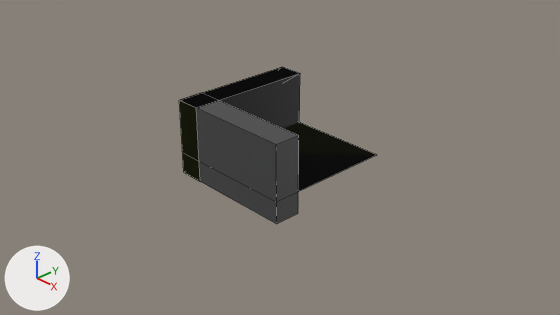
Renders of the Blender file adventure_island/public/TileSet.blend from each side of a commit.
One viewpoint serves both versions: the file's camera 'Camera'. The lights are fixed; the arrows at lower left show +X, +Y and +Z. Mesh edges are drawn as thin lines. The same objects are shown in both versions, whatever each file hides.

Names of what the first picture shows: 'Wall', 'Wall_c'.
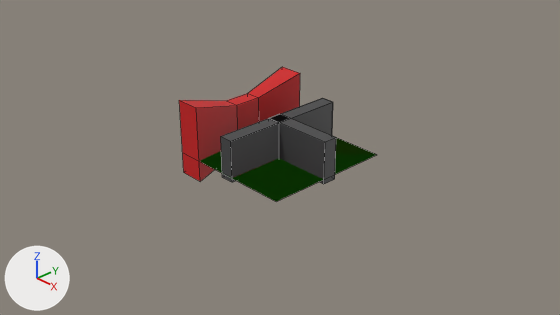
What differs and where, as boxes (x1, y1, x2, y2) in the pictures (560 x 315 px; the box of a moved part takes in the faces that stretch with it):
'Wall_c', reshaped, recoloured
    before: (179, 67, 376, 224)
    after: (200, 98, 376, 202)
'Door', recoloured
    both: (179, 67, 300, 181)
'Wall', reshaped, recoloured
    before: (283, 122, 377, 155)
    after: (218, 118, 377, 182)
part 1 of me_wall, moved or reshaped (not visible before)
    after: (221, 118, 279, 182)
part 2 of me_wall, recoloured
    before: (283, 122, 377, 155)
    after: (218, 137, 377, 155)
part 3 of me_wall_001, moved or reshaped
    before: (179, 67, 300, 181)
    after: (269, 98, 333, 136)
part 4 of me_wall_001, moved or reshaped
    before: (184, 93, 299, 224)
    after: (272, 115, 336, 184)
part 5 of me_wall_001, recoloured
    before: (207, 154, 376, 194)
    after: (200, 153, 376, 202)

The change in detail:
Material 'Door' (mat_door) changes colour from yellow #c1ce05 to red #ce1013; in linear values from (0.536, 0.616, 0.00151) to (0.617, 0.00533, 0.00632).
me_wall has 12 vertices, 7 faces and spans x -1.0..1.0, y -1.0..1.0, z -0.33..0.81.
me_wall is used by ob_wall; location (0.0, 0.0, 0.0).
me_wall part 1: the loose piece of 8 vertices spanning x -0.99..-0.6, y -1.0..1.0, z -0.33..0.81 is scaled about its middle by (0.543, 0.99, 0.543), then moved by (0.8, 0.0, 0.0).
me_wall part 2: the 1 face centred in x 0.0, y 0.0, z 0.0 switches from mat_wall (dark grey #464647) to mat_grass (green #3baa13).
me_wall now uses material mat_grass (green #3baa13).
me_wall_001 has 20 vertices, 13 faces and spans x -1.0..1.01, y -1.0..1.0, z -0.33..0.81.
me_wall_001 is used by ob_wall_c; location (0.0, 0.0, 0.0).
me_wall_001 no longer uses material mat_wall_001 (dark grey #464647).
me_wall_001 part 3: the loose piece of 8 vertices spanning x -0.99..-0.6, y -1.0..1.0, z -0.33..0.81 is scaled about its middle by 0.551, then moved by (0.8, 0.44, 0.0).
me_wall_001 part 4: the loose piece of 8 vertices spanning x -0.99..1.01, y -1.0..-0.61, z -0.33..0.81 is scaled about its middle by 0.551, then moved by (0.44, 0.8, 0.0).
me_wall_001 part 5: the 1 face centred in x 0.0, y 0.0, z 0.0 switches from mat_wall_001 (dark grey #464647) to mat_grass (green #3baa13).
me_wall_001 now uses material mat_wall (dark grey #464647).
me_wall_001 now uses material mat_grass (green #3baa13).
